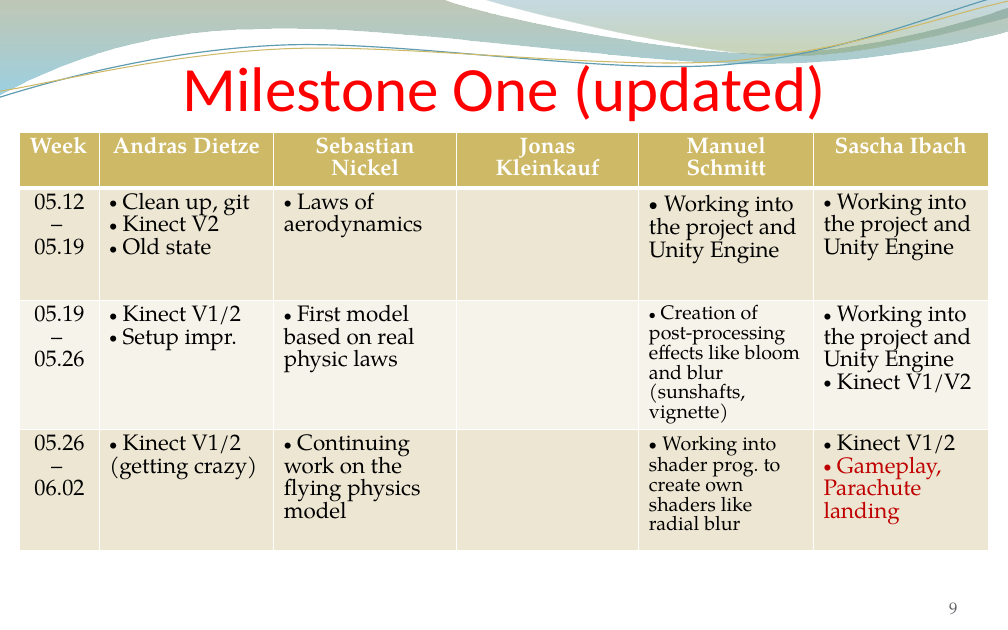
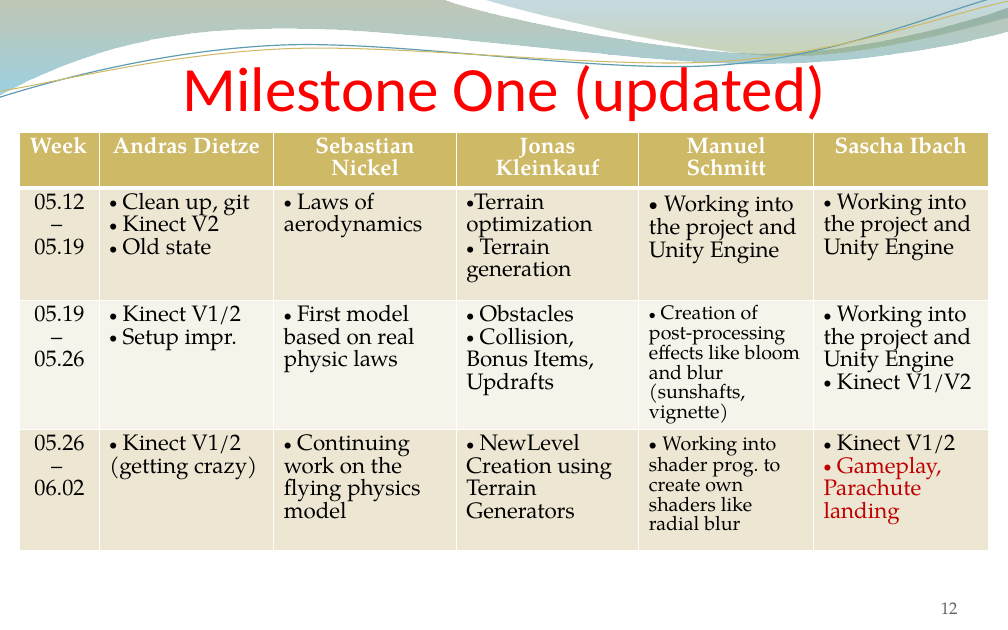
Before and after one commit to andreasdietze/Rift-WingsuitV2, a slide deck: slide 12 of Präsentationen/Zwischenpräsentation 16.06/Project proposal update 06.16 - Rift Wingsuit V2.pptx (slide 9 before the commit). Drawn at 1008x630 pixels with LibreOffice and Linux fonts; fonts in the diff are those of the drawing; background and template pictures are left out. Boxes give left, top, right and bottom in pixels: in the first picture for what was removed or moved away, otherwise in the second. Text is boxed around its words. In the diff, an @@ line names an element or a change of style, - is before the commit and + after.

Commit message:
Presentation update

```diff
--- a/Präsentationen/Zwischenpräsentation 16.06/Project proposal update 06.16 - Rift Wingsuit V2.pptx
+++ b/Präsentationen/Zwischenpräsentation 16.06/Project proposal update 06.16 - Rift Wingsuit V2.pptx
@@ table at (x1=20, y1=132, x2=988, y2=596) @@
-row 2, column 4: 
+row 2, column 4: Terrain optimization / Terrain generation
-row 3, column 4: 
+row 3, column 4: Obstacles / Collision, Bonus Items, Updrafts
-row 4, column 4: 
+row 4, column 4: NewLevel Creation using Terrain Generators
@@ page number at (x1=941, y1=602, x2=958, y2=614): text changed @@
-9
+12
```
Also in this commit, not shown: 2 other slides changed, 3 slides added.
